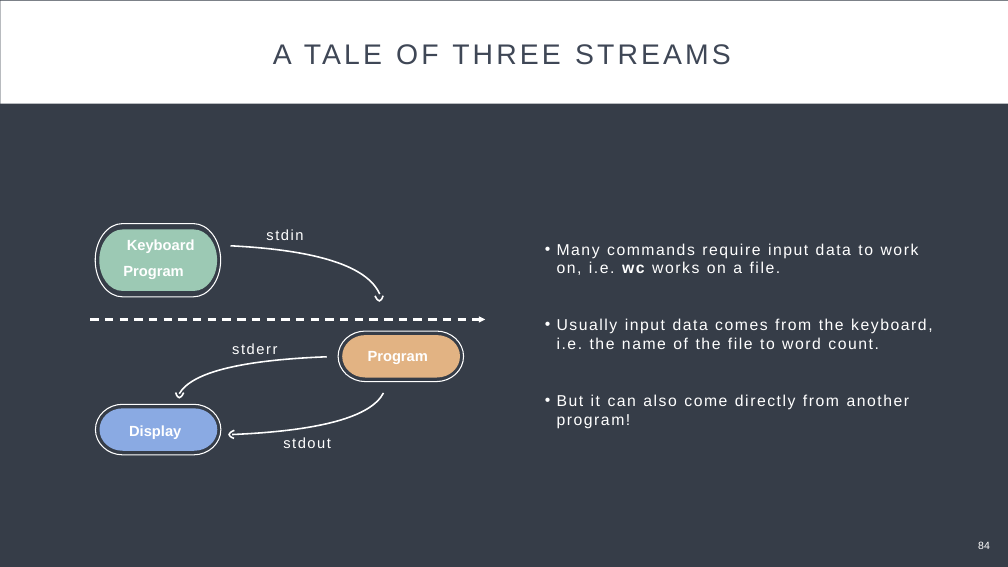
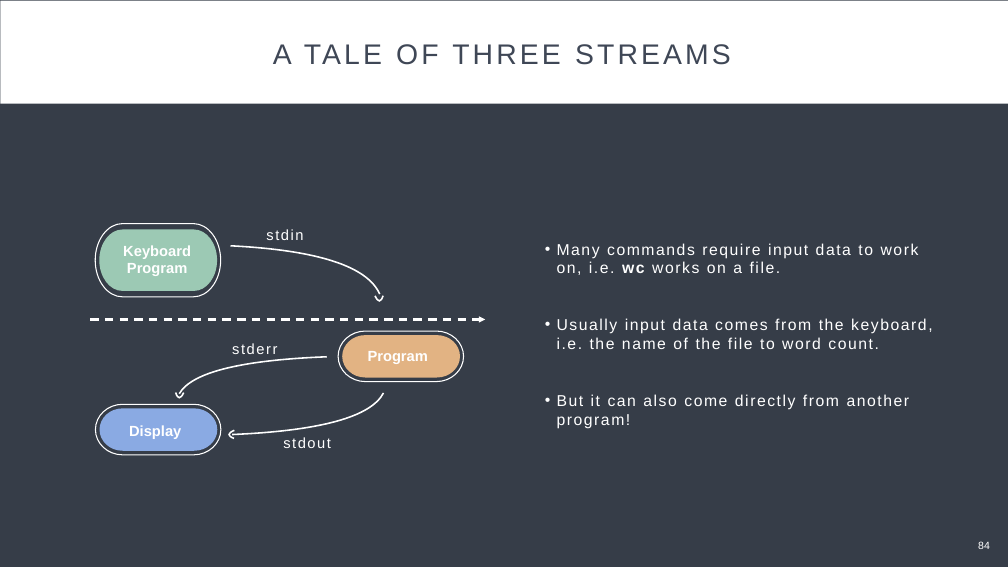
Before and after one commit to Center-for-Health-Data-Science/Just-Bash-It, a slide deck: slide 84 of Teachers/Just_Bash_It_Slideshow.pptx. Drawn at 1008x567 pixels with LibreOffice and Linux fonts; fonts in the diff are those of the drawing. Boxes give left, top, right and bottom in pixels: in the first picture for what was removed or moved away, otherwise in the second. Text is boxed around its words. In the diff, an @@ line names an element or a change of style, - is before the commit and + after.

```diff
--- a/Teachers/Just_Bash_It_Slideshow.pptx
+++ b/Teachers/Just_Bash_It_Slideshow.pptx
@@ text "Keyboard": place and size @@
-text "Keyboard" at <box>127,239,195,253</box>
+text "Keyboard" at <box>123,245,191,259</box>
@@ text "Program": place and size @@
-text "Program" at <box>123,266,183,279</box>
+text "Program" at <box>127,263,187,276</box>
```
Also in this commit, not shown: 1 other slide changed, 2 other files.
